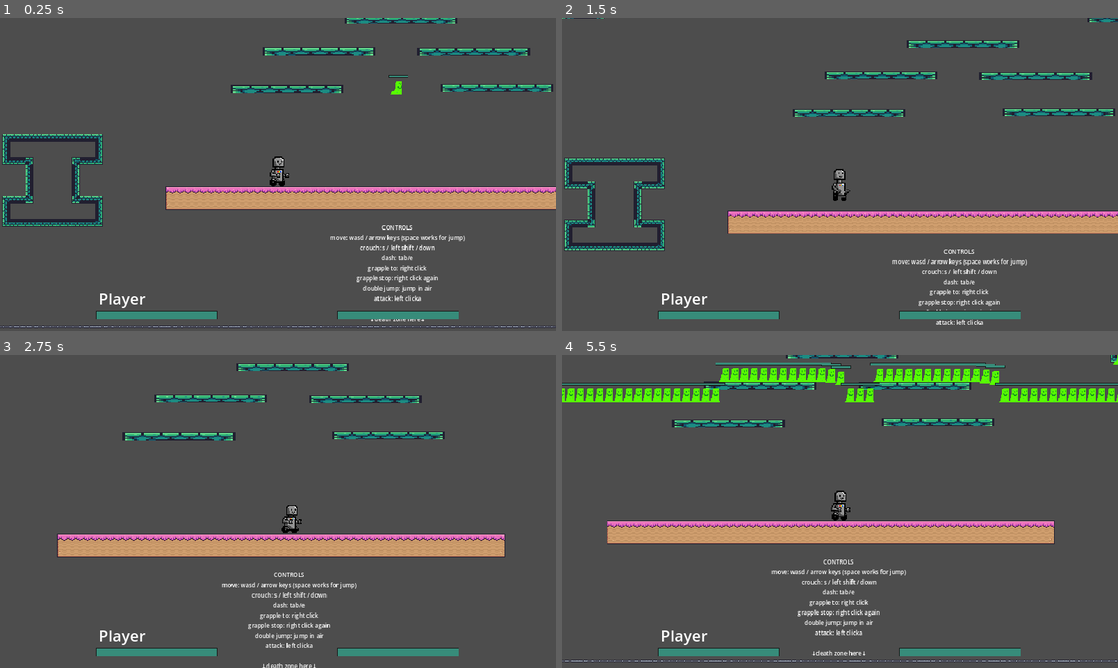
Above: before the commit, frames 1-4 (two rows, left to right).
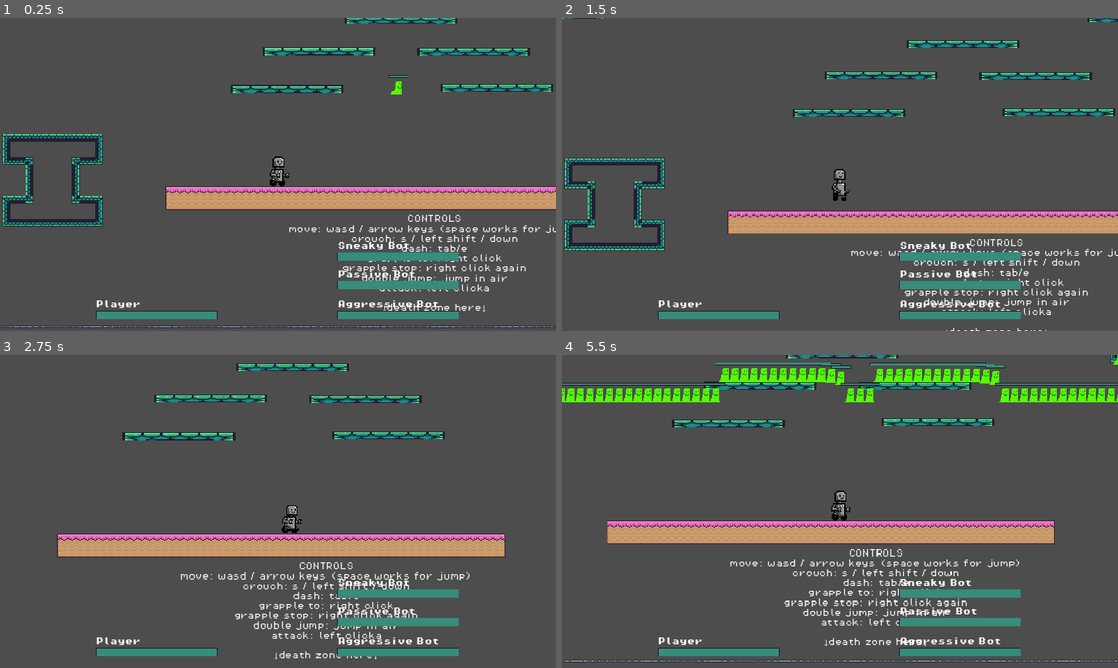
Above: after the commit, the same moments.

Repository: fancyamazon/Beat-the-Bot
Game: Godot game, scene res://scenes/game.tscn
Two runs of this game, one before a commit and one after it. Both use one fixed random seed, a clock stepped at 60 frames per second and the inputs below.
Inputs (mouse positions are in pixels of both pictures, inside the frame that each line leads up to):
- Up to frame 1 (0.25 s): no input
- Up to frame 2 (1.5 s): move the mouse to (962, 158) at 0.52 s; hold L (enemy_right) from 0.53 s (still down); tap Q (attack) at 0.6 s; tap Space (jump) at 0.77 s; move the mouse to (728, 190) at 1.27 s; tap Shift (crouch) at 1.35 s
- Up to frame 3 (2.75 s): tap Space (jump) at 1.52 s; move the mouse to (333, 442) at 2.02 s; release L (enemy_right) at 2.03 s; hold J (enemy_left) from 2.03 s (still down); tap Tab (dash) at 2.1 s
- Up to frame 4 (5.5 s): move the mouse to (812, 574) at 2.77 s; release J (enemy_left) at 2.78 s; hold L (enemy_right) 2.78-4.28 s; right-click (812, 574) at 2.85 s; tap Space (jump) at 3.02, 3.77, 4.52 s; move the mouse to (1006, 558) at 3.52 s; press the mouse at (1006, 558) at 3.53 s; move the mouse to (673, 464) at 4.27 s; release the mouse at (673, 464) at 4.28 s; hold J (enemy_left) 4.28-5.03 s; tap Page Up (spawn) at 4.35 s; move the mouse to (867, 511) at 5.02 s; hold L (enemy_right) from 5.03 s (still down); tap Page Down (spawn2) at 5.1 s

The runs differ from the first frame. In frame 1, 3.7% of the frame differs, in the area x 17-100%, y 62-97%; in frame 2, 3.3%; in frame 3, 3.9%; in frame 4, 4.0%, in the area x 17-83%, y 62-96%.

Commit message:
fixed all bots labels; made pixel font for all existing labels

Diff:
--- a/platformer2/scenes/bot.tscn
+++ b/platformer2/scenes/bot.tscn
@@ -1,9 +1,10 @@
-[gd_scene load_steps=78 format=3 uid="uid://b3lw7a73lnbxs"]
+[gd_scene load_steps=79 format=3 uid="uid://b3lw7a73lnbxs"]
 
 [ext_resource type="Script" path="res://scripts/bot.gd" id="1_vqv6c"]
 [ext_resource type="Texture2D" uid="uid://clcbommkfo6ss" path="res://assets/robot.png" id="2_h3jnr"]
 [ext_resource type="Script" path="res://scripts/grapple_controller.gd" id="3_56144"]
 [ext_resource type="PackedScene" uid="uid://c5w2uueqwfavp" path="res://scenes/health_bar.tscn" id="4_ly8rs"]
+[ext_resource type="FontFile" uid="uid://ba46rbpxu84gj" path="res://assets/fonts/PixelOperator8-Bold.ttf" id="5_qf48v"]
 
 [sub_resource type="AtlasTexture" id="AtlasTexture_x3e6b"]
 atlas = ExtResource("2_h3jnr")
@@ -666,14 +667,6 @@
 default_color = Color(0, 0, 0, 1)
 
 [node name="CanvasLayer" type="CanvasLayer" parent="."]
-
-[node name="Label" type="Label" parent="CanvasLayer"]
-offset_left = 1030.0
-offset_top = 1207.0
-offset_right = 1127.0
-offset_bottom = 1252.0
-theme_override_font_sizes/font_size = 32
-text = "Player"
 
 [node name="HealthBar" parent="CanvasLayer" instance=ExtResource("4_ly8rs")]
 anchors_preset = 7
@@ -687,6 +680,15 @@
 offset_bottom = -25.0
 grow_horizontal = 2
 grow_vertical = 0
+
+[node name="BotLabel" type="Label" parent="CanvasLayer/HealthBar"]
+offset_left = -1.0
+offset_top = -23.0
+offset_right = 323.0
+offset_bottom = 22.0
+theme_override_fonts/font = ExtResource("5_qf48v")
+theme_override_font_sizes/font_size = 16
+text = "Aggressive Bot"
 
 [node name="JumpTimer" type="Timer" parent="."]
 wait_time = 10.0
--- a/platformer2/scenes/game.tscn
+++ b/platformer2/scenes/game.tscn
@@ -11,6 +11,7 @@
 [ext_resource type="Texture2D" uid="uid://ckau8nb4eq5vk" path="res://assets/lightning-bg/lightning_bg2.png" id="8_xv1lx"]
 [ext_resource type="Texture2D" uid="uid://dwv0kqshqlw5l" path="res://assets/lightning-bg/lightning_bg3.png" id="9_uxdud"]
 [ext_resource type="AudioStream" uid="uid://bwg4xr4tb87lb" path="res://assets/BeatTheBot_3-11.wav" id="10_jehyl"]
+[ext_resource type="FontFile" uid="uid://b8wcbm5ximtu5" path="res://assets/fonts/PixelOperator8.ttf" id="11_50rtv"]
 [ext_resource type="PackedScene" uid="uid://b3lw7a73lnbxs" path="res://scenes/bot.tscn" id="12_6f37j"]
 [ext_resource type="PackedScene" uid="uid://b3bfx4ocxi8yq" path="res://scenes/passive_bot.tscn" id="13_sni34"]
 [ext_resource type="PackedScene" uid="uid://myphnaj3lltv" path="res://scenes/sneaky_bot.tscn" id="14_tjcyu"]
@@ -509,11 +510,12 @@
 position = Vector2(244, 97)
 
 [node name="Label" type="Label" parent="."]
-offset_left = 102.0
-offset_top = 412.0
-offset_right = 337.0
-offset_bottom = 617.0
-theme_override_font_sizes/font_size = 12
+offset_left = 15.0
+offset_top = 395.0
+offset_right = 621.0
+offset_bottom = 600.0
+theme_override_fonts/font = ExtResource("11_50rtv")
+theme_override_font_sizes/font_size = 16
 text = "CONTROLS
 move: wasd / arrow keys (space works for jump)
 crouch: s / left shift / down
@@ -537,4 +539,4 @@
 position = Vector2(1833, 48)
 
 [node name="sneaky_bot" parent="." instance=ExtResource("14_tjcyu")]
-position = Vector2(-2956, -91)
+position = Vector2(-2962, -91)
--- a/platformer2/scenes/passive_bot.tscn
+++ b/platformer2/scenes/passive_bot.tscn
@@ -1,9 +1,10 @@
-[gd_scene load_steps=78 format=3 uid="uid://b3bfx4ocxi8yq"]
+[gd_scene load_steps=79 format=3 uid="uid://b3bfx4ocxi8yq"]
 
 [ext_resource type="Script" path="res://scripts/passive_bot.gd" id="1_psbud"]
 [ext_resource type="Texture2D" uid="uid://clcbommkfo6ss" path="res://assets/robot.png" id="2_xi43e"]
 [ext_resource type="Script" path="res://scripts/grapple_controller.gd" id="3_xf5dy"]
 [ext_resource type="PackedScene" uid="uid://c5w2uueqwfavp" path="res://scenes/health_bar.tscn" id="4_vyw0f"]
+[ext_resource type="FontFile" uid="uid://ba46rbpxu84gj" path="res://assets/fonts/PixelOperator8-Bold.ttf" id="5_v2tco"]
 
 [sub_resource type="AtlasTexture" id="AtlasTexture_x3e6b"]
 atlas = ExtResource("2_xi43e")
@@ -666,14 +667,6 @@
 default_color = Color(0, 0, 0, 1)
 
 [node name="CanvasLayer" type="CanvasLayer" parent="."]
-
-[node name="Label" type="Label" parent="CanvasLayer"]
-offset_left = 1030.0
-offset_top = 1207.0
-offset_right = 1127.0
-offset_bottom = 1252.0
-theme_override_font_sizes/font_size = 32
-text = "Player"
 
 [node name="HealthBar" parent="CanvasLayer" instance=ExtResource("4_vyw0f")]
 anchors_preset = 7
@@ -682,11 +675,20 @@
 anchor_right = 0.5
 anchor_bottom = 1.0
 offset_left = -127.0
-offset_top = -41.0
+offset_top = -103.0
 offset_right = 123.0
-offset_bottom = -25.0
+offset_bottom = -87.0
 grow_horizontal = 2
 grow_vertical = 0
+
+[node name="PassiveBotLabel" type="Label" parent="CanvasLayer/HealthBar"]
+offset_left = -1.0
+offset_top = -23.0
+offset_right = 323.0
+offset_bottom = 22.0
+theme_override_fonts/font = ExtResource("5_v2tco")
+theme_override_font_sizes/font_size = 16
+text = "Passive Bot"
 
 [node name="JumpTimer" type="Timer" parent="."]
 wait_time = 10.0
--- a/platformer2/scenes/player.tscn
+++ b/platformer2/scenes/player.tscn
@@ -1,9 +1,10 @@
-[gd_scene load_steps=74 format=3 uid="uid://c3ja3raqyfvcq"]
+[gd_scene load_steps=75 format=3 uid="uid://c3ja3raqyfvcq"]
 
 [ext_resource type="Script" path="res://scripts/player.gd" id="1_tqg52"]
 [ext_resource type="Texture2D" uid="uid://clcbommkfo6ss" path="res://assets/robot.png" id="2_5yq6m"]
 [ext_resource type="Script" path="res://scripts/grapple_controller.gd" id="3_4j151"]
 [ext_resource type="PackedScene" uid="uid://c5w2uueqwfavp" path="res://scenes/health_bar.tscn" id="3_yo561"]
+[ext_resource type="FontFile" uid="uid://ba46rbpxu84gj" path="res://assets/fonts/PixelOperator8-Bold.ttf" id="5_dveog"]
 
 [sub_resource type="AtlasTexture" id="AtlasTexture_x3e6b"]
 atlas = ExtResource("2_5yq6m")
@@ -634,14 +635,14 @@
 grow_vertical = 0
 metadata/_edit_use_anchors_ = true
 
-[node name="Label" type="Label" parent="CanvasLayer/HealthBar"]
-offset_left = 5.0
-offset_top = -48.0
-offset_right = 102.0
-offset_bottom = -3.0
-theme_override_font_sizes/font_size = 32
+[node name="Player" type="Label" parent="CanvasLayer/HealthBar"]
+offset_left = -1.0
+offset_top = -23.0
+offset_right = 323.0
+offset_bottom = 22.0
+theme_override_fonts/font = ExtResource("5_dveog")
+theme_override_font_sizes/font_size = 16
 text = "Player"
-metadata/_edit_use_anchors_ = true
 
 [connection signal="animation_finished" from="AnimatedSprite2D" to="." method="_on_player_animation_finished"]
 [connection signal="area_entered" from="AnimatedSprite2D/PlayerHitBox" to="." method="_on_player_hit_box_area_entered"]
--- a/platformer2/scenes/sneaky_bot.tscn
+++ b/platformer2/scenes/sneaky_bot.tscn
@@ -1,9 +1,10 @@
-[gd_scene load_steps=78 format=3 uid="uid://myphnaj3lltv"]
+[gd_scene load_steps=79 format=3 uid="uid://myphnaj3lltv"]
 
 [ext_resource type="Script" path="res://scripts/passive_bot.gd" id="1_dqo31"]
 [ext_resource type="Texture2D" uid="uid://clcbommkfo6ss" path="res://assets/robot.png" id="2_ols78"]
 [ext_resource type="Script" path="res://scripts/grapple_controller.gd" id="3_uyfad"]
 [ext_resource type="PackedScene" uid="uid://c5w2uueqwfavp" path="res://scenes/health_bar.tscn" id="4_bpn2g"]
+[ext_resource type="FontFile" uid="uid://ba46rbpxu84gj" path="res://assets/fonts/PixelOperator8-Bold.ttf" id="5_67uoa"]
 
 [sub_resource type="AtlasTexture" id="AtlasTexture_x3e6b"]
 atlas = ExtResource("2_ols78")
@@ -563,13 +564,13 @@
 size = Vector2(31, 20.5)
 
 [sub_resource type="RectangleShape2D" id="RectangleShape2D_q0blw"]
-size = Vector2(232.5, 255)
+size = Vector2(503.5, 255)
 
 [sub_resource type="RectangleShape2D" id="RectangleShape2D_k11pt"]
 size = Vector2(83, 258)
 
 [sub_resource type="RectangleShape2D" id="RectangleShape2D_2eav7"]
-size = Vector2(396, 505)
+size = Vector2(1071, 505)
 
 [sub_resource type="CapsuleShape2D" id="CapsuleShape2D_ewomo"]
 radius = 20.0
@@ -616,7 +617,7 @@
 collision_mask = 2
 
 [node name="CollisionShape2D" type="CollisionShape2D" parent="AnimatedSprite2D/BotRangedSensor"]
-position = Vector2(152.25, -25)
+position = Vector2(287.75, -25)
 shape = SubResource("RectangleShape2D_q0blw")
 
 [node name="AboveSensor" type="Area2D" parent="AnimatedSprite2D"]
@@ -636,7 +637,7 @@
 collision_mask = 2
 
 [node name="CollisionShape2D" type="CollisionShape2D" parent="AnimatedSprite2D/BehindSensor"]
-position = Vector2(-248, -83.5)
+position = Vector2(-585.5, -83.5)
 shape = SubResource("RectangleShape2D_2eav7")
 
 [node name="CollisionShape2D" type="CollisionShape2D" parent="."]
@@ -666,14 +667,6 @@
 default_color = Color(0, 0, 0, 1)
 
 [node name="CanvasLayer" type="CanvasLayer" parent="."]
-
-[node name="Label" type="Label" parent="CanvasLayer"]
-offset_left = 1030.0
-offset_top = 1207.0
-offset_right = 1127.0
-offset_bottom = 1252.0
-theme_override_font_sizes/font_size = 32
-text = "Player"
 
 [node name="HealthBar" parent="CanvasLayer" instance=ExtResource("4_bpn2g")]
 anchors_preset = 7
@@ -682,11 +675,21 @@
 anchor_right = 0.5
 anchor_bottom = 1.0
 offset_left = -127.0
-offset_top = -41.0
+offset_top = -162.0
 offset_right = 123.0
-offset_bottom = -25.0
+offset_bottom = -146.0
 grow_horizontal = 2
 grow_vertical = 0
+
+[node name="SneakyBotLabel" type="Label" parent="CanvasLayer/HealthBar"]
+layout_mode = 0
+offset_left = -1.0
+offset_top = -23.0
+offset_right = 323.0
+offset_bottom = 22.0
+theme_override_fonts/font = ExtResource("5_67uoa")
+theme_override_font_sizes/font_size = 16
+text = "Sneaky Bot"
 
 [node name="JumpTimer" type="Timer" parent="."]
 wait_time = 10.0
Binary file added: platformer2/assets/fonts/PixelOperator8-Bold.ttf
Not shown, added: platformer2/assets/fonts/PixelOperator8-Bold.ttf.import
Binary file added: platformer2/assets/fonts/PixelOperator8.ttf
Not shown, added: platformer2/assets/fonts/PixelOperator8.ttf.import
Not shown: 1 places in platformer2/scenes/game.tscn that only renumber resources
